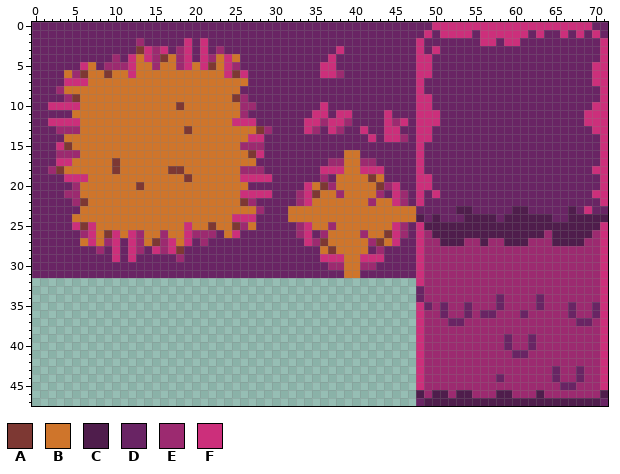
Two versions of one pixel-art file, Concept/tileset.aseprite. Above, as it was before the edit.
72x48 pixels, 1 frame.
Palette (. is transparent): A #7d3833  B #cf752b  C #4f1d4c  D #692464  E #9c2a70  F #cc2f7b
Pixels before (only the part around the change), first column x 0:
19 DDDDFFFBBBBBBBBBBBBABBBBBBFFFFDDDDDDEDBBBBABDDDDFFDD
20 DDDDDEBBBBBBBABBBBBBBBBBBBBDDDDDDDFBAEBBBBBAEFDDFFDD
21 DDDDEEBBBBBBBBBBBBBBBBBBBBFFFFDDDEFABBEBBBBEDFEDFDFD
22 DDDDDEABBBBBBBBBBBBBBBBBBBAEDDDDDEFBBBBBBBEBBFEDFDDD
23 DDDDDDBBBBBBBBBBBBBBBBBBBBBBEDDDBBBBBBBBBBBBBBBBDDDD
24 DDDDDBBBBBBBBBBBBBBBBBBBBFFFDDDDBBBBBBBBBBBBBBBBCDCD
25 DDDDDFAFBBBBBBBBBBBFBBABBAEBDDDDDEFBBEBBBBBBBFEDFCCC
26 DDDDDDEFBAFBFEBBEBBFEEEDBFDDDDDDDEFDEBBBBEBBAFEDFECC
27 DDDDDDBFBEFDFEBAEFBFDEDDDDDDDDDDDDFEABBBBBEABFDDFEEC
28 DDDDDDDDEDFDFEDFEFADDDDDDDDDDDDDDDDDBABBBBDEDDDDFEEE
29 DDDDDDDDDDFDFDDDDDEDDDDDDDDDDDDDDDDDFFFBBFFFDDDDFEEE
30 DDDDDDDDDDDDDDDDDDDDDDDDDDDDDDDDDDDDDEEBBEEDDDDDFEEE
31 DDDDDDDDDDDDDDDDDDDDDDDDDDDDDDDDDDDDDDDBBDDDDDDDFEEE
32 ................................................FEEE
33 ................................................DEEE
34 ................................................DEEE
35 ................................................FDED
36 ................................................FEED
37 ................................................FEEE
38 ................................................FEEE
39 ................................................FEEE
40 ................................................FEEE
41 ................................................FEEE
42 ................................................FEEE
43 ................................................FEEE
44 ................................................FEEE
45 ................................................FEEE
46 ................................................CECC
47 ................................................DCCC
The result:
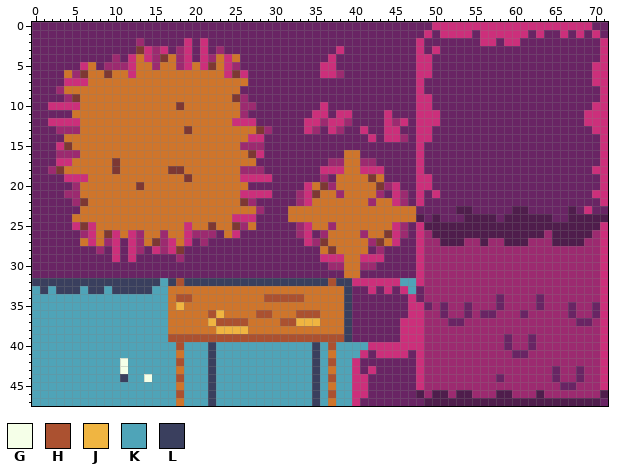
Colours new in this view: G #f5ffe8  H #ab5130  J #f0b541  K #4fa4b8  L #3a3f5e
From old to new:
Colour B is added in row 33 at x 17 to 38; in row 34 at x 17, 20 to 28 and 34 to 38; in row 35 at x 17 and 19 to 38; in row 36 at x 17 to 21, 24 to 27, 30 to 32 and 36 to 38; in row 37 at x 17 to 21, 27 to 30 and 36 to 38; in row 38 at x 17 to 22 and 27 to 38.
Colour B is added in row 41 at x 18 and 37; in row 43 at x 18 and 37; in row 45 at x 18 and 37; in row 47 at x 18 and 37.
Colour D is added in row 33 at x 40 to 41, 43 and 45; in rows 34 to 36 at x 40 to 46; in rows 37 to 39 at x 40 to 45; in row 41 at x 42 and 47; in row 42 at x 41 to 47; in row 43 at x 41 and 43 to 47.
Colour D is added in rows 44 to 46 at x 42 to 47; in row 47 at x 41 to 47.
Colour F is added in row 32 at x 40 to 45; in row 33 at x 42, 44 and 46; in rows 34 to 36 at x 47; in rows 37 to 39 at x 46 to 47; in row 40 at x 42 to 47; in row 41 at x 41 and 43 to 46.
Colour F is added in row 42 at x 40; in row 43 at x 40 and 42; in rows 44 to 46 at x 40 to 41; in row 47 at x 40.
Colour G is added in rows 42 to 43 at x 11; in row 44 at x 14.
Colour H is added in row 32 at x 18 and 37; in row 34 at x 18 to 19 and 29 to 33; in row 36 at x 22, 28 to 29 and 33 to 35; in row 37 at x 23 to 26 and 31 to 32; in row 39 at x 17 to 38; in row 40 at x 18 and 37.
Colour H is added in row 42 at x 18 and 37; in row 44 at x 18 and 37; in row 46 at x 18 and 37.
Colour J is added in row 35 at x 18; in row 36 at x 23; in row 37 at x 22 and 33 to 35; in row 38 at x 23 to 26.
Colour K is added in row 32 at x 16 and 46 to 47; in row 33 at x 0, 2, 6, 9, 15 to 16 and 47; in rows 34 to 39 at x 0 to 16; in row 40 at x 0 to 17, 19 to 21, 23 to 34, 36 and 38 to 41; in row 41 at x 0 to 17, 19 to 21, 23 to 34, 36 and 38 to 40; in rows 42 to 43 at x 0 to 10, 12 to 17, 19 to 21, 23 to 34, 36 and 38 to 39.
Colour K is added in row 44 at x 0 to 10, 12 to 13, 15 to 17, 19 to 21, 23 to 34, 36 and 38 to 39; in rows 45 to 47 at x 0 to 17, 19 to 21, 23 to 34, 36 and 38 to 39.
Colour L is added in row 32 at x 0 to 15, 17, 19 to 36 and 38 to 39; in row 33 at x 1, 3 to 5, 7 to 8, 10 to 14 and 39; in rows 34 to 39 at x 39; in rows 40 to 43 at x 22 and 35; in row 44 at x 11, 22 and 35; in rows 45 to 47 at x 22 and 35.
Changed places in both pictures, as pixel boxes (x1, y1, x2, y2):
added: (32, 278, 416, 406)
